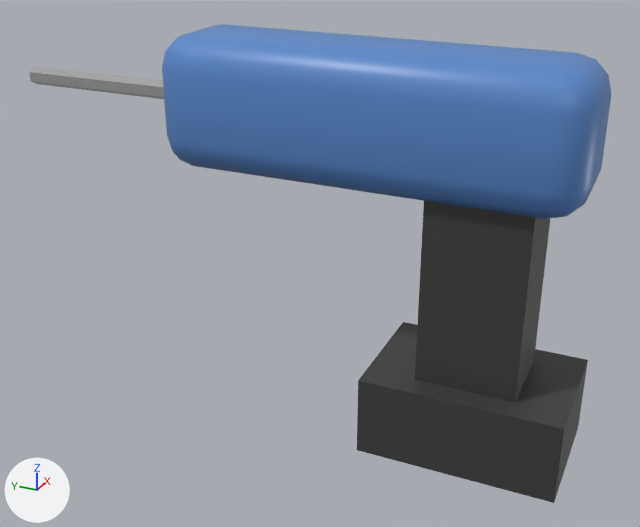
The glTF model modules/assets/internal/models/plant/plant.tool.drill.glb, before and after one commit.
Both versions are drawn from a camera (50 mm lens) standing at (-0.459, -0.174, 0.331) and looking at (0.0, 0.033, 0.101). The lights are fixed; the arrows at lower left show +X, +Y and +Z. The first picture is the older version.

The scene before the commit, as lines of its bpy script (objects in view):
```python
mat_plastic_black = principled_material('plastic_black')
mat_plastic_black.base_color = (0.05, 0.05, 0.05)  # dark grey #3f3f3f
mat_plastic_blue = principled_material('plastic_blue')
mat_plastic_blue.base_color = (0.1, 0.25, 0.6)  # blue #5989cb
mat_plastic_blue.roughness = 0.4
me_main__plastic_black = bpy.data.meshes.new('main__plastic_black')
me_main__plastic_black.from_pydata(...)  # a box spanning x -0.025..0.025, y -0.1..-0.04, z 0.02..0.18; a box spanning x -0.04..0.04, y -0.13..-0.01, z 0.0..0.05
me_main__plastic_black.materials.append(mat_plastic_black)  # dark grey #3f3f3f
me_main__plastic_blue = bpy.data.meshes.new('main__plastic_blue')
me_main__plastic_blue.from_pydata(...)  # 96 vertices, 188 faces; spans x -0.035..0.035, y -0.125..0.125, z 0.16..0.24
me_main__plastic_blue.materials.append(mat_plastic_blue)  # blue #5989cb
me_main__steel_stainless = bpy.data.meshes.new('main__steel_stainless')
me_main__steel_stainless.from_pydata(...)  # a 6-sided cylinder along y spanning x -0.0052..0.0052, y 0.12..0.24, z 0.194..0.206
me_main__steel_stainless.materials.append(mat_steel_stainless)  # white #e5e5e5
ob_main__plastic_black = bpy.data.objects.new('main__plastic_black', me_main__plastic_black)
ob_main__plastic_black.location = (0.0, 0.0, 0.0)
ob_main__plastic_blue = bpy.data.objects.new('main__plastic_blue', me_main__plastic_blue)
ob_main__plastic_blue.location = (0.0, 0.0, 0.0)
ob_main__steel_stainless = bpy.data.objects.new('main__steel_stainless', me_main__steel_stainless)
ob_main__steel_stainless.location = (0.0, 0.0, 0.0)
```
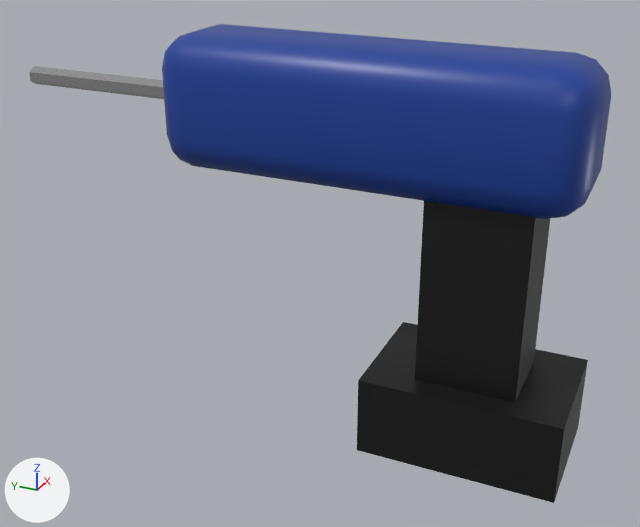
Boxes (x1, y1, x2, y2) around the edits, measured in the pictures (640 x 527 px):
'main__plastic_blue', recoloured (darker)
    both: (162, 24, 611, 219)
'main__plastic_black', recoloured (dark grey to black)
    both: (357, 201, 588, 503)

What changed in the scene script:
```text
Change mat_plastic_black:
    mat_plastic_black.base_color: (0.05, 0.05, 0.05) -> (0.0039, 0.0039, 0.0039)  # dark grey #3f3f3f -> black #0d0d0d
Change mat_plastic_blue:
    mat_plastic_blue.base_color: (0.1, 0.25, 0.6) -> (0.01, 0.0509, 0.319)  # blue #5989cb -> blue #194099
```
